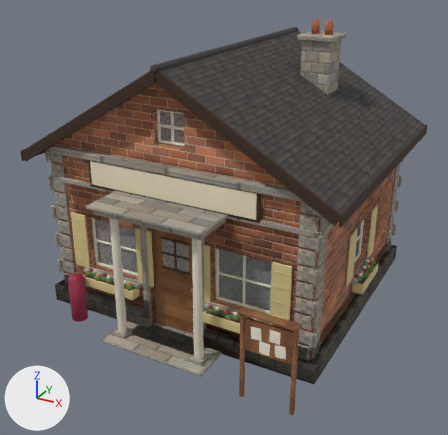
Two versions of the Blender file art/world_assets/town_buildings/office/out/building_office.blend, one commit apart.
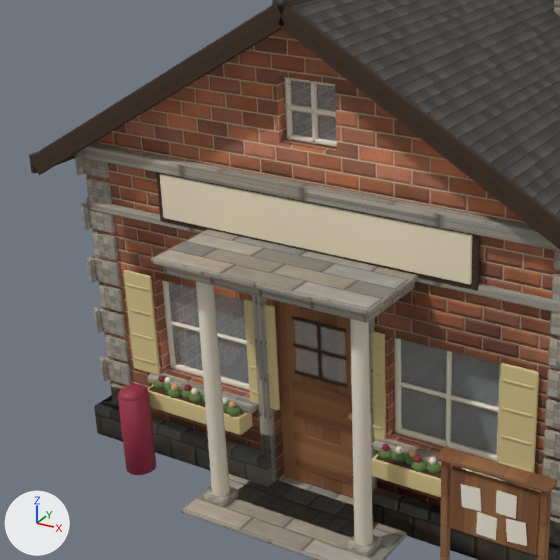
Old and new are each drawn whole from a 50 mm camera at (5.69, -10.92, 6.88) aimed at (0.12, -0.78, 1.81) and again close up on the part from 1% to 68% of the width and 16% to 84% of the height. The lights are fixed; the arrows at lower left show +X, +Y and +Z. The first two pictures are the older version.

Objects in the first close-up: 'base', 'door', 'roof', 'wall_front', 'wall_front_low', 'wall_left'.
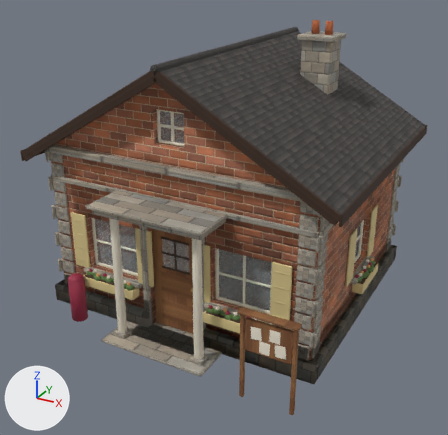
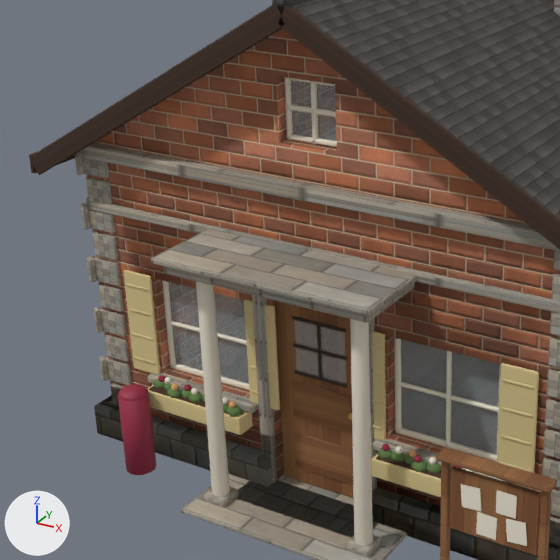
The change, as JSON lines over the scene's bpy script:
```json
{"block": "me_building_office_wall_front", "where": "# used by ob_wall_front; location = (0.0, 0.0, 0.0)"}
{"op": "remove", "block": "me_building_office_wall_front", "code": "me_building_office_wall_front.from_pydata(...)  # 2660 vertices, 2884 faces; spans x -2.9..2.9, y -3.41..-2.3, z -0.03..5.0"}
{"op": "add", "block": "me_building_office_wall_front", "code": "me_building_office_wall_front.from_pydata(...)  # 2612 vertices, 2832 faces; spans x -2.9..2.9, y -3.41..-2.3, z -0.03..5.0"}
{"block": "me_building_office_wall_front", "change": "me_building_office_wall_front part 1: the loose piece of 24 vertices spanning x -1.7..1.7, y -2.59..-2.53, z 2.79..3.25 is deleted"}
{"block": "me_building_office_wall_front", "change": "me_building_office_wall_front part 2: the loose piece of 24 vertices spanning x -1.76..1.76, y -2.57..-2.53, z 2.74..3.3 is deleted"}
{"op": "remove", "block": "me_building_office_wall_front", "code": "me_building_office_wall_front.materials.append(mat_timber_office)  # picture img_timber_office"}
{"op": "remove", "block": "me_building_office_wall_front", "code": "me_building_office_wall_front.materials.append(mat_sign_office)  # beige #efe2c4"}
```

Pixel boxes (x1, y1, x2, y2) of what changed, in the close-ups (560 x 560 px):
```json
{"part": 1, "of": "me_building_office_wall_front", "change": "deleted", "before": [160, 174, 473, 285]}
{"part": 2, "of": "me_building_office_wall_front", "change": "deleted", "before": [156, 172, 480, 290]}
```
